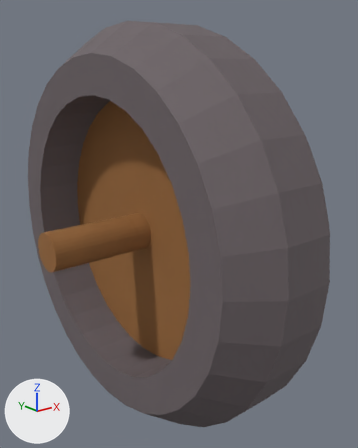
What one commit did to the OBJ model assets/rueda/ruedaIzq.obj.
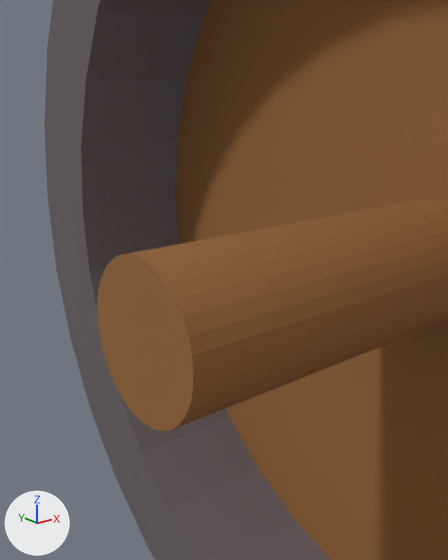
Each version appears first whole from a 50 mm lens placed at (-1.623, -2.347, 0.923), pointed at (0.132, -0.152, 0.046), and next in a close-up from a 50 mm lens placed at (-0.984, -0.595, 0.291), pointed at (-0.514, -0.007, 0.056). The lights are fixed; the arrows at lower left show +X, +Y and +Z. Where no turn or scale is listed for an object, it has been applied to the vertices.

The scene before the commit, as lines of its bpy script (objects in view):
```python
me_rueda_cylinder = bpy.data.meshes.new('rueda_Cylinder')
me_rueda_cylinder.from_pydata(...)  # 320 vertices, 290 faces; spans x -0.64..0.47, y -1.16..1.16, z -1.16..1.16
me_rueda_cylinder.materials.append(mat_mat_rueda)
ob_rueda_cylinder = bpy.data.objects.new('rueda_Cylinder', me_rueda_cylinder)
ob_rueda_cylinder.location = (0.0, 0.0, 0.0)
```
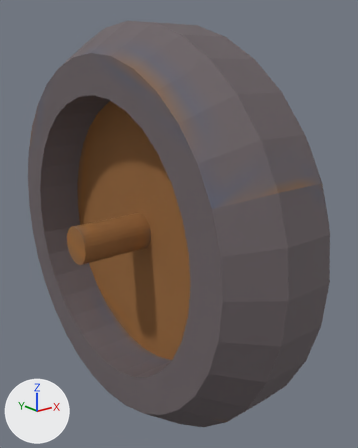
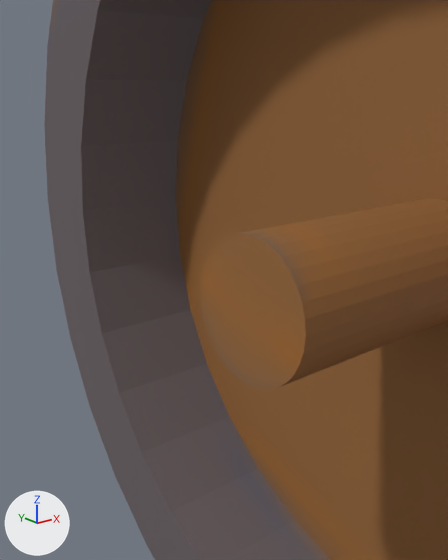
Pixel boxes (x1, y1, x2, y2) of what changed, in the close-ups (448 x 560 px; the box of a moved part takes in the faces that stretch with it):
part 1 of me_rueda_cylinder, moved or reshaped
    before: (97, 198, 448, 431)
    after: (200, 198, 448, 390)
part 2 of me_rueda_cylinder, surface changed
    both: (94, 234, 392, 560)

What the commit changed:
Picture 'rueda_specular.png' (img_rueda_specular_png) is new.
Picture 'rueda_diffuse.png' (img_rueda_diffuse_png) is new.
Picture 'rueda_normal.png' (img_rueda_normal_png) is new.
Material 'ruedaMAT.002' (mat_ruedamat_002) is new.
Uses the picture img_rueda_diffuse_png.
Uses the picture img_rueda_normal_png.
Uses the picture img_rueda_specular_png.
me_rueda_cylinder is used by ob_rueda_cylinder; location (0.0, 0.0, 0.0).
me_rueda_cylinder had 320 vertices, 290 faces and spanned x -0.64..0.47, y -1.16..1.16, z -1.16..1.16.
me_rueda_cylinder no longer uses material mat_mat_rueda.
me_rueda_cylinder now has 320 vertices, 290 faces and spans x -0.47..0.47, y -1.16..1.16, z -1.16..1.16.
me_rueda_cylinder part 1: all 32 vertices in x -0.64, y -0.11..0.11, z -0.11..0.11 are moved by (0.17, 0.0, 0.0).
me_rueda_cylinder part 2: 284 kept faces spanning x -0.47..0.47, y -1.16..1.16, z -1.16..1.16 get new texture (UV) coordinates.
me_rueda_cylinder now uses material mat_ruedamat_002.
